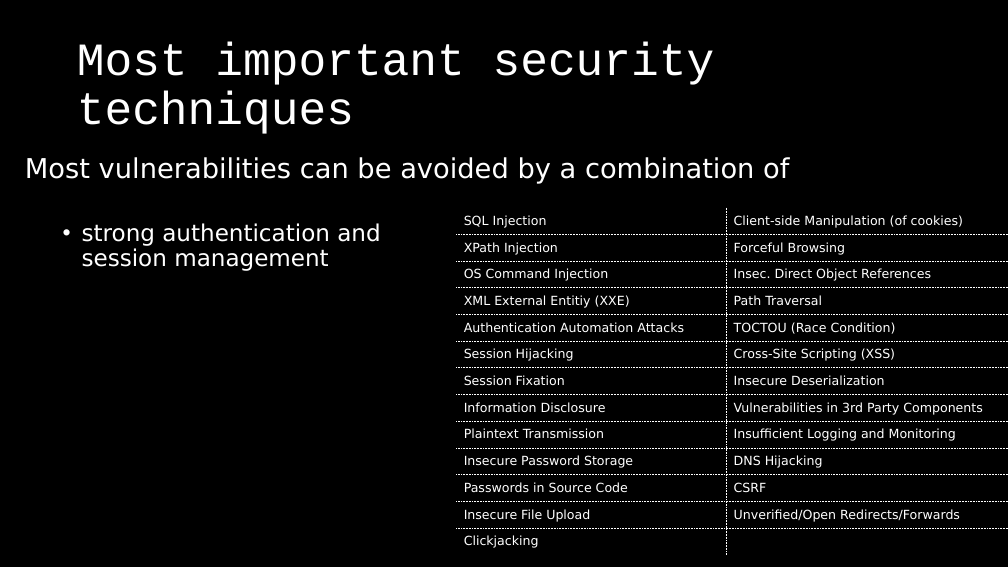
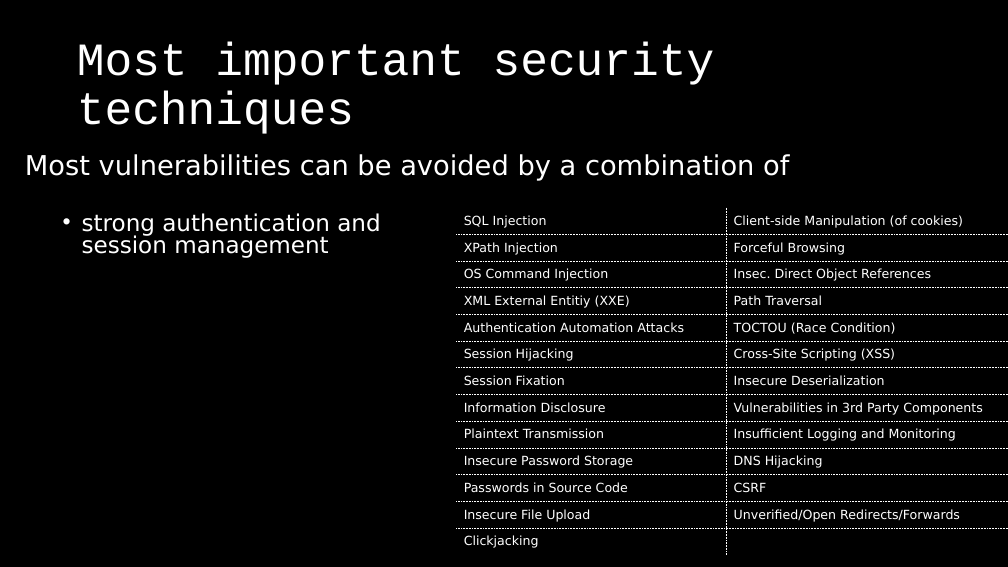
Before and after one commit to dschwarz91/websec-lecture, a slide deck: slide 6 of slides/9_Conclusions.pptx. Drawn at 1008x567 pixels with LibreOffice and Linux fonts; fonts in the diff are those of the drawing. Boxes give left, top, right and bottom in pixels: in the first picture for what was removed or moved away, otherwise in the second. Text is boxed around its words. In the diff, an @@ line names an element or a change of style, - is before the commit and + after.

```diff
--- a/slides/9_Conclusions.pptx
+++ b/slides/9_Conclusions.pptx
@@ text "Most vulnerabilities can be avoided ..." at [25,154,789,258]: line spacing 0.9 to 0.8 @@
```
Also in this commit, not shown: 3 other slides changed, 1 other file.
